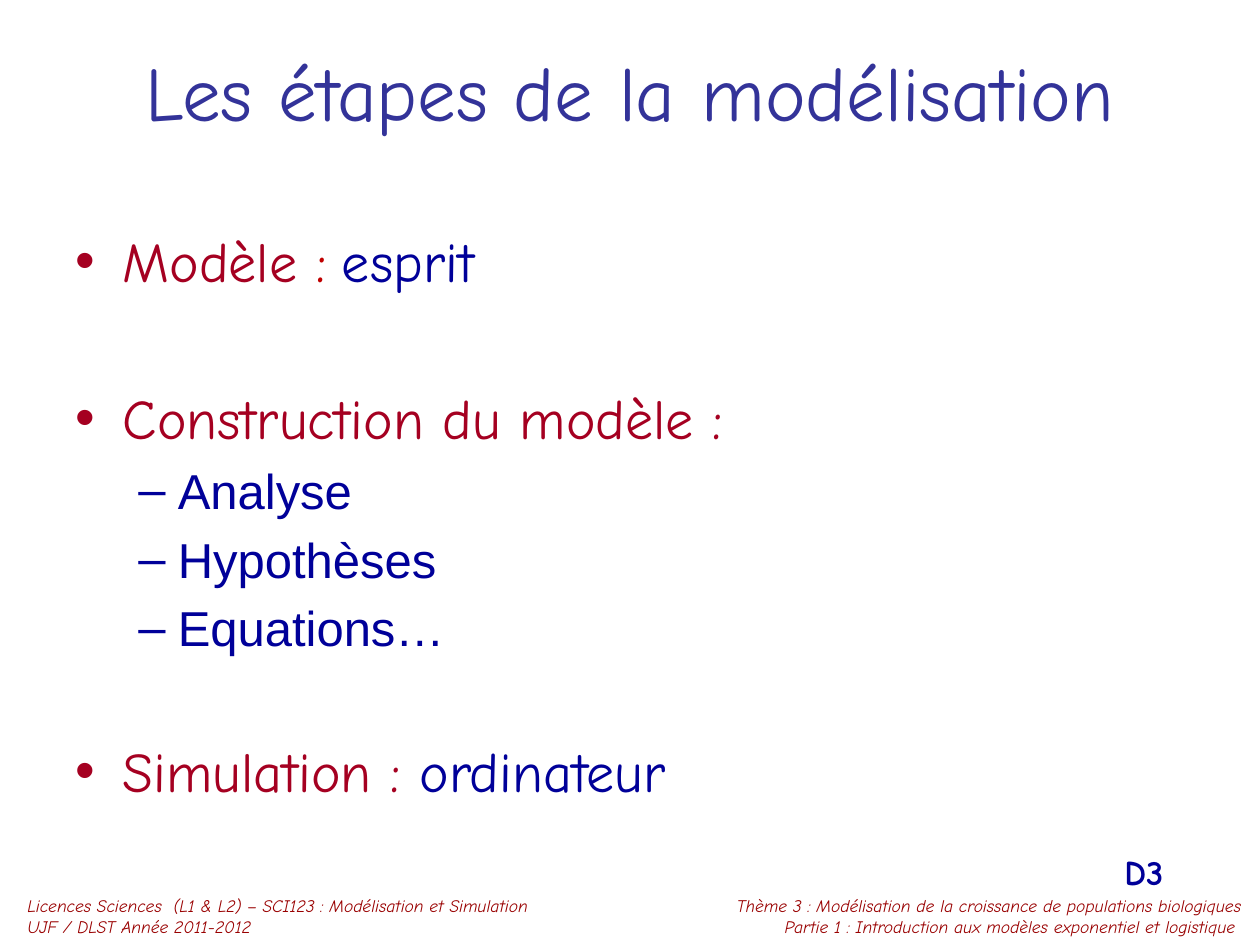
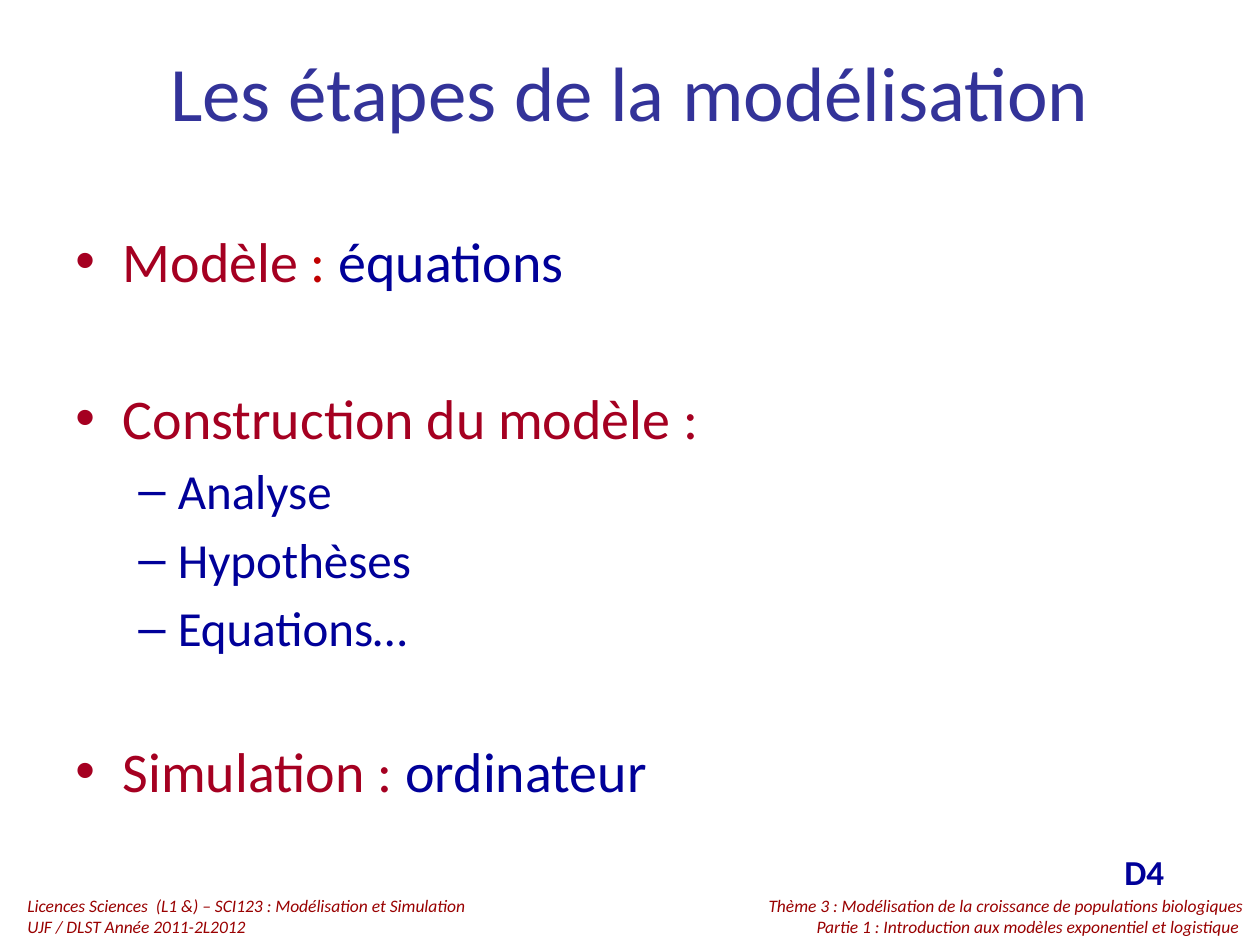
Before and after one commit to cayek/PopulationDynamics, a slide deck: slide 4 of TD/TD1_DynaPops.pptx (slide 3 before the commit). Drawn at 1260x945 pixels with LibreOffice and Linux fonts; fonts in the diff are those of the drawing. Boxes give left, top, right and bottom in pixels: in the first picture for what was removed or moved away, otherwise in the second. Text is boxed around its words. In the diff, an @@ line names an element or a change of style, - is before the commit and + after.

```diff
--- a/TD/TD1_DynaPops.pptx
+++ b/TD/TD1_DynaPops.pptx
@@ title "Les étapes de la modélisation" at [170,67,1088,134]: font Comic Neue to Calibri @@
@@ text at [123,243,564,291]: text changed; font Comic Neue to Calibri; text colour #A50021 to #000099 @@
-• Modèle : esprit
+• Modèle : équations
@@ text at [123,400,670,793]: font Comic Neue to Calibri in "Construction du modèle :", "Simulation : ordinateur"; font Arial to Calibri in "Analyse", "Hypothèses", "Equations…" @@
@@ page number removed at [1124,861,1163,886] @@
-D3
@@ page number added at [1124,862,1164,885], 20 pt, text #000099, bold @@
+D4
@@ text at [27,899,465,933]: text changed; font Comic Neue to Calibri @@
-Licences Sciences (L1 & L2) – SCI123 : Modélisation et Simulation
-UJF / DLST Année 2011-2012
+Licences Sciences (L1 &) – SCI123 : Modélisation et Simulation
+UJF / DLST Année 2011-2L2012
@@ text "Thème 3 : Modélisation de ..." at [769,900,1243,936]: font Comic Neue to Calibri @@
@@ text "Thème 3 : Modélisation de ...": place and size @@
-text "Thème 3 : Modélisation de ..." at [737,899,1241,937]
+text "Thème 3 : Modélisation de ..." at [769,900,1243,936]
```
Also in this commit, not shown: 24 other slides changed, 1 slide added, 31 slides removed.
